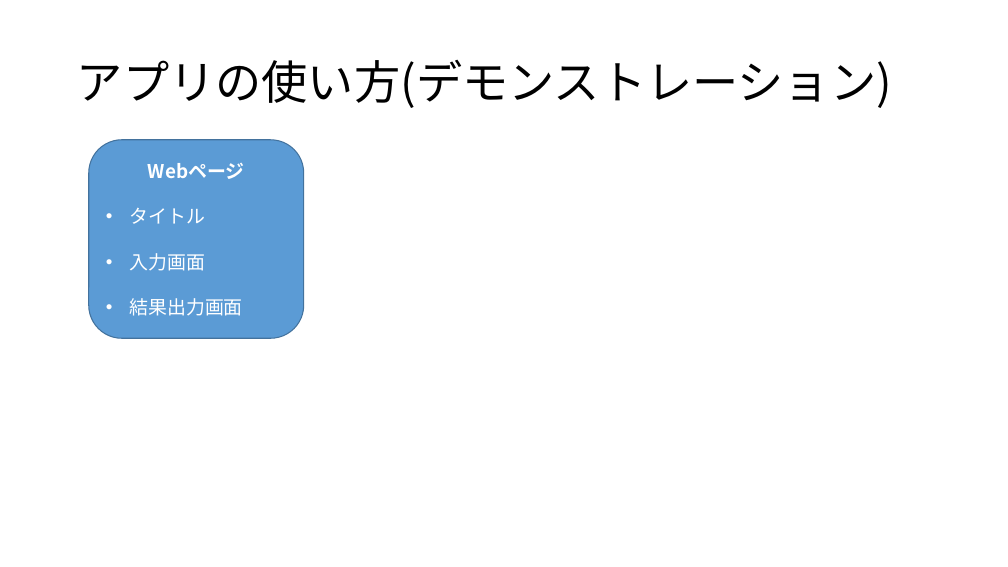
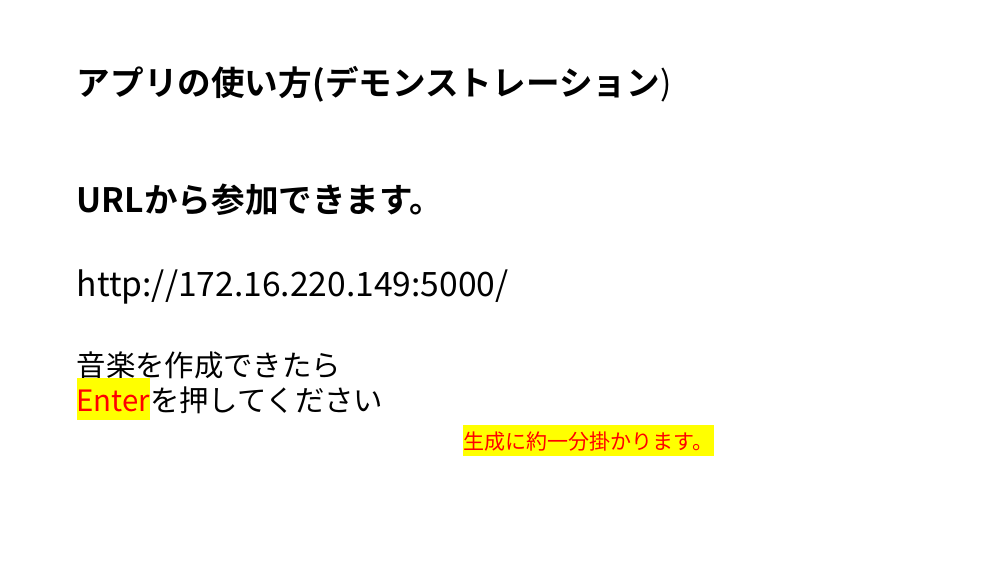
Before and after one commit to yoshitake266/bitComposer_prj, a slide deck: slide 13 of presentation/bit Composer2.pptx. Drawn at 1008x567 pixels with LibreOffice and Linux fonts; fonts in the diff are those of the drawing. Boxes give left, top, right and bottom in pixels: in the first picture for what was removed or moved away, otherwise in the second. Text is boxed around its words. In the diff, an @@ line names an element or a change of style, - is before the commit and + after.

```diff
--- a/presentation/bit Composer2.pptx
+++ b/presentation/bit Composer2.pptx
@@ title "アプリの使い方(デモンストレーション)" at [77,66,672,102]: size 44 to 32 pt, bold on @@
@@ rounded rectangle removed at [88,140,303,339] @@
-Webページ
-• タイトル
-• 入力画面
-• 結果出力画面
@@ text added at [77,183,444,215], 32 pt, text #000000, bold @@
+URLから参加できます。
@@ text added at [77,269,509,304], 32 pt, text #000000 @@
+http://172.16.220.149:5000/
@@ text added at [77,351,384,420], 28 pt, text #000000 @@
+音楽を作成できたら
+Enterを押してください
@@ text added at [463,431,713,451], 20 pt, text #FF0000 @@
+生成に約一分掛かります。
```
Also in this commit, not shown: 11 other slides changed, 2 slides added, 2 slides removed.
